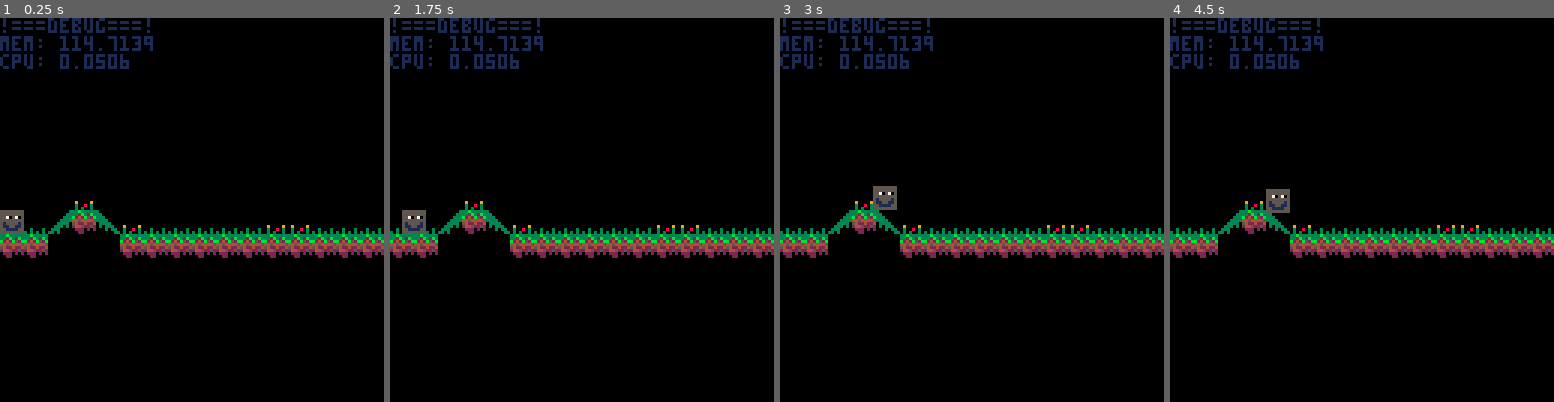
Above: before the commit, frames 1-4 (left to right).
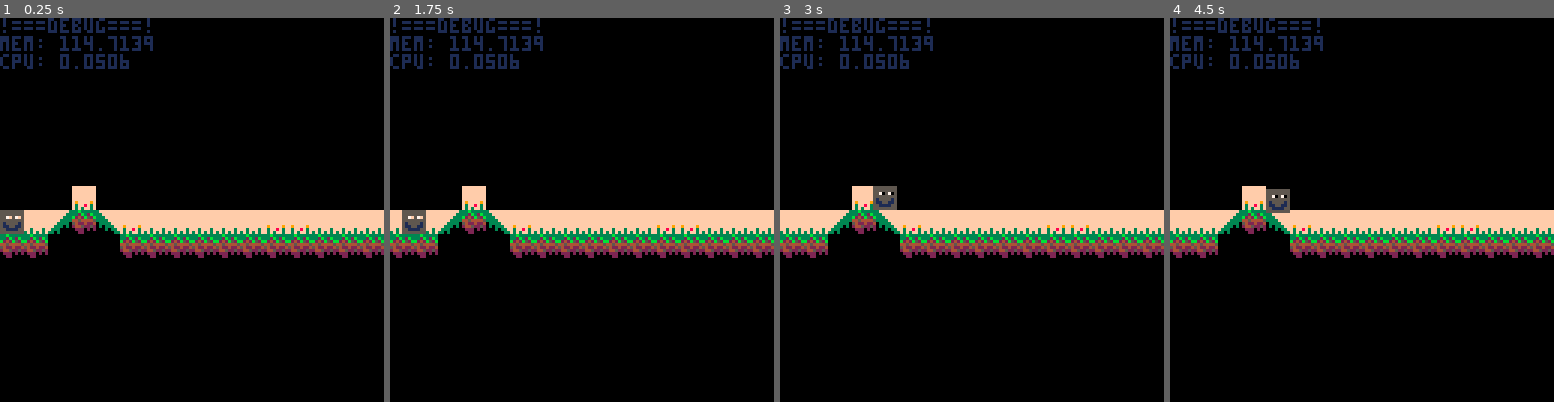
Above: after the commit, the same moments.

Repository: Lucky4Luuk/LD43
Game: PICO-8 cartridge ld43-game.p8
The game is run twice, just before and just after one commit, with the same random seed, the same clock (stepped at 60 frames per second) and the same inputs.
Inputs:
- Up to frame 1 (0.25 s): no input
- Up to frame 2 (1.75 s): hold Right from 1.6 s (still down)
- Up to frame 3 (3 s): release Right at 2.1 s; hold Right from 2.47 s (still down)
- Up to frame 4 (4.5 s): release Right at 3.03 s; hold Left 3.08-3.58 s; hold Right from 4.02 s (still down)

The runs differ from the first frame. In frame 1, 4.9% of the frame differs, in the area x 2-100%, y 43-57%; in frame 2, 4.9%; in frame 3, 5.2%; in frame 4, 5.2%, in the area x 0-100%, y 43-57%.

Commit message:
Update ld43-game.p8

Diff:
--- a/ld43-game.p8
+++ b/ld43-game.p8
@@ -127,19 +127,13 @@
 	print("cpu: "..tostr(stat(1)),0,12,1)
 end
 __gfx__
-0000000033b33333000000030000000000000000300000000000000055555555ddddddddcccccccc000000000000000000000000000000000000000000000000
-00000000332b32b3000000330000000000000000330000000000000055555555ddddddddcccccccc000000000000000000000000000000000000000000000000
-00700700b242b52b000003330000000000000000333000000000000055705705ddddddddcccccccc000000000000000000000000000000000000000000000000
-0007700044544445000033330000000000000000333300000000000055555555ddddddddcccccccc000000000000000000000000000000000000000000000000
-0007700054224224000333300000000000000000033330000000000051555515ddddddddcccccccc000000000000000000000000000000000000000000000000
-0070070024452252003330300900009000000000030333000000000051155115ddddddddcccccccc000000000000000000000000000000000000000000000000
-0000000002220202033300000300803000000000000303300030003055111155ddddddddcccccccc000000000000000000000000000000000000000000000000
-0000000000220000330300000303003000000000000000333030303055555555ddddddddcccccccc000000000000000000000000000000000000000000000000
-3355555500000000000000000000000000000000a00000000000001a55555555dddddddd00000000000000000000000000000000000000000000000000000000
-3555555500000000000000000000000000000000a00000000000001a55555555dddddddd00000000000000000000000000000000000000000000000000000000
-5555555500000000000000000000000000000000a00000000000001a55555555dddddddd00000000000000000000000000000000000000000000000000000000
-5555555500000000000000000000000000000000a00000000000001a55555555dddddddd00000000000000000000000000000000000000000000000000000000
-5555555500000000000000000000000000000000a00000000000001a55555555dddddddd00000000000000000000000000000000000000000000000000000000
-5555555500000000000000000000000000000000a00000000000001a55555555dddddddd00000000000000000000000000000000000000000000000000000000
-5555555500000000000000000000000000000000a00000000000001a55555555dddddddd00000000000000000000000000000000000000000000000000000000
-5555555500000000000000000000000000000000aaaaaaaaaaaaaaaa55555555dddddddd00000000000000000000000000000000000000000000000000000000
+0000000033b33333fffffff3ffffffff000000003fffffffffffffff555555550000000000000000000000000000000000000000000000000000000000000000
+00000000332b32b3ffffff33ffffffff0000000033ffffffffffffff555555550000000000000000000000000000000000000000000000000000000000000000
+00700700b242b52bfffff333ffffffff00000000333fffffffffffff557057050000000000000000000000000000000000000000000000000000000000000000
+0007700044544445ffff3333ffffffff000000003333ffffffffffff555555550000000000000000000000000000000000000000000000000000000000000000
+0007700054224224fff33330ffffffff0000000003333fffffffffff515555150000000000000000000000000000000000000000000000000000000000000000
+0070070024452252ff333030f9ffff9f00000000030333ffffffffff511551150000000000000000000000000000000000000000000000000000000000000000
+0000000002220202f3330000f3ff8f3f000000000003033fff3fff3f551111550000000000000000000000000000000000000000000000000000000000000000
+000000000022000033030000f3f3ff3f00000000000000333f3f3f3f555555550000000000000000000000000000000000000000000000000000000000000000
+33000000000000000000000000000000000000000000000000000000000000000000000000000000000000000000000000000000000000000000000000000000
+30000000000000000000000000000000000000000000000000000000000000000000000000000000000000000000000000000000000000000000000000000000
